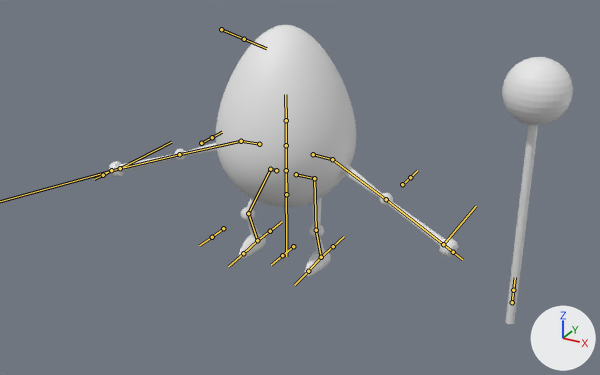
Before and after pictures for a commit that changed the FBX model Assets/Models/egg-person.fbx.
Rendered twice from a 50 mm lens placed at (5.79, -10.11, 6.29), pointed at (1.13, -1.63, 2.05). The axes (+X, +Y, +Z) are drawn at lower right. The lights are the same throughout. The bones that bend it are drawn over the model as lines.

In view in the first picture: 'EggPerson', 'WeiledMace'.
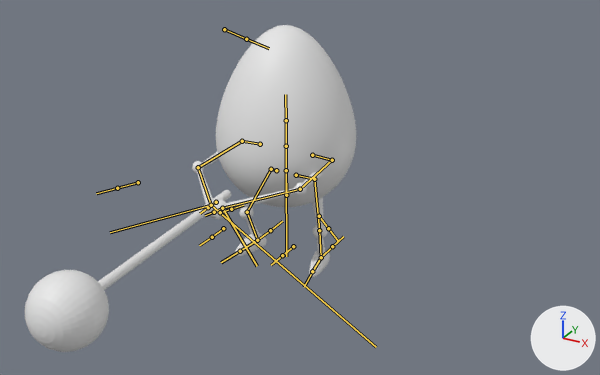
The newer file adds an action. The first version stands in its rest pose; the second is drawn at frame 23 of the action 'Armature|HldMaceOut'.

The edits, one by one:
Bone 'root_control' (bone_root_control) turns from (0, 0, 0) to (0, 2, 0) degrees about its own x, y and z.
Bone 'thigh.l' (bone_thigh_l) turns from (0, 0, 0) to (4, -11, 2) degrees about its own x, y and z.
Bone 'bicep.l' (bone_bicep_l) turns from (0, 0, 0) to (0, 21, -70) degrees about its own x, y and z.
Bone 'forearm.l' (bone_forearm_l) turns from (0, 0, 0) to (-6, -3, -50) degrees about its own x, y and z.
Bone 'hand.l' (bone_hand_l) turns from (0, 0, 0) to (13, 2, 39) degrees about its own x, y and z.
Bone 'bicep.r' (bone_bicep_r) turns from (0, 0, 0) to (-3, -16, 72) degrees about its own x, y and z.
Bone 'forearm.r' (bone_forearm_r) turns from (0, 0, 0) to (-6, 2, 46) degrees about its own x, y and z.
Bone 'hand.r' (bone_hand_r) turns from (0, 0, 0) to (-97, 40, -32) degrees about its own x, y and z.
Bone 'maceMountPoint' (bone_macemountpoint) moves from (0.0, 0.0, 0.0) to (-6.32, 0.92, 0.66).
Bone 'maceMountPoint' (bone_macemountpoint) turns from (0, 0, 0) to (-1, 0, 1) degrees about its own x, y and z.
Bone 'thigh.r' (bone_thigh_r) turns from (0, 0, 0) to (3, 8, -1) degrees about its own x, y and z.

Location of each change, (x1, y1, x2, y2) in pixels of the pictures (600 x 375 px):
'EggPerson', posed (53% narrower)
    before: (109, 25, 458, 276)
    after: (192, 25, 356, 277)
'WeiledMace', posed (188% wider, 39% shorter)
    before: (502, 57, 573, 324)
    after: (25, 190, 231, 352)
bone 'thigh.l', root to tip
    before: (314, 178) to (316, 230)
    after: (314, 179) to (319, 230)
bone 'bicep.l', root to tip
    before: (332, 159) to (386, 199)
    after: (332, 160) to (300, 189)
bone 'forearm.l', root to tip
    before: (386, 199) to (443, 244)
    after: (300, 189) to (222, 208)
bone 'hand.l', root to tip
    before: (443, 244) to (453, 252)
    after: (222, 208) to (214, 212)
bone 'bicep.r', root to tip
    before: (241, 141) to (179, 154)
    after: (242, 141) to (198, 167)
bone 'forearm.r', root to tip
    before: (179, 154) to (120, 168)
    after: (198, 167) to (211, 205)
bone 'maceMountPoint', root to tip
    before: (512, 302) to (513, 290)
    after: (216, 202) to (208, 207)
bone 'thigh.r', root to tip
    before: (270, 169) to (248, 213)
    after: (271, 169) to (247, 212)
